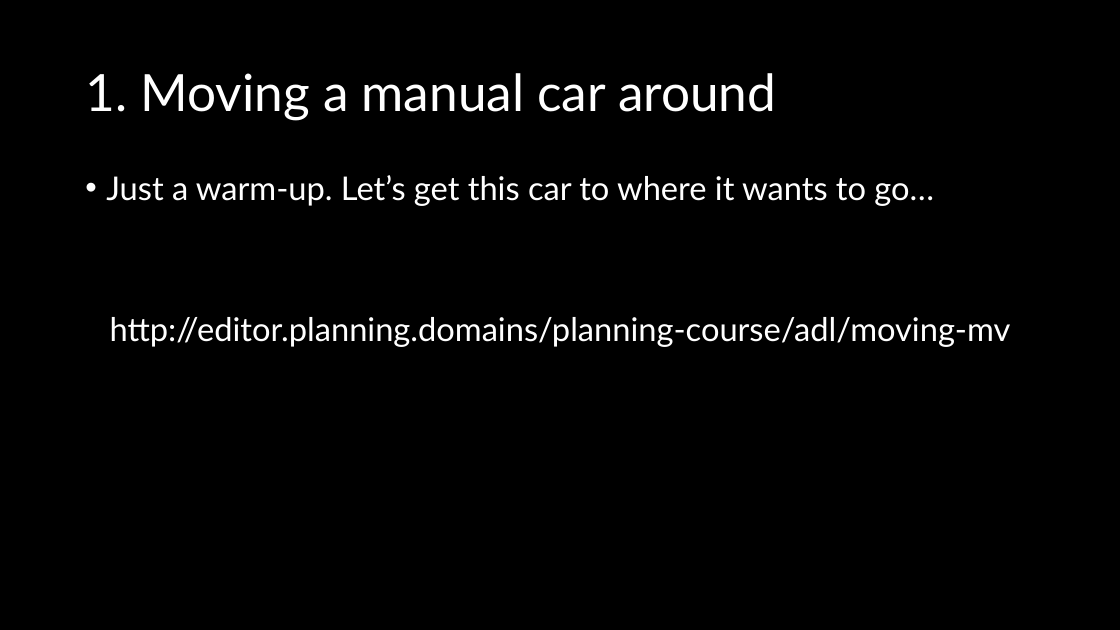
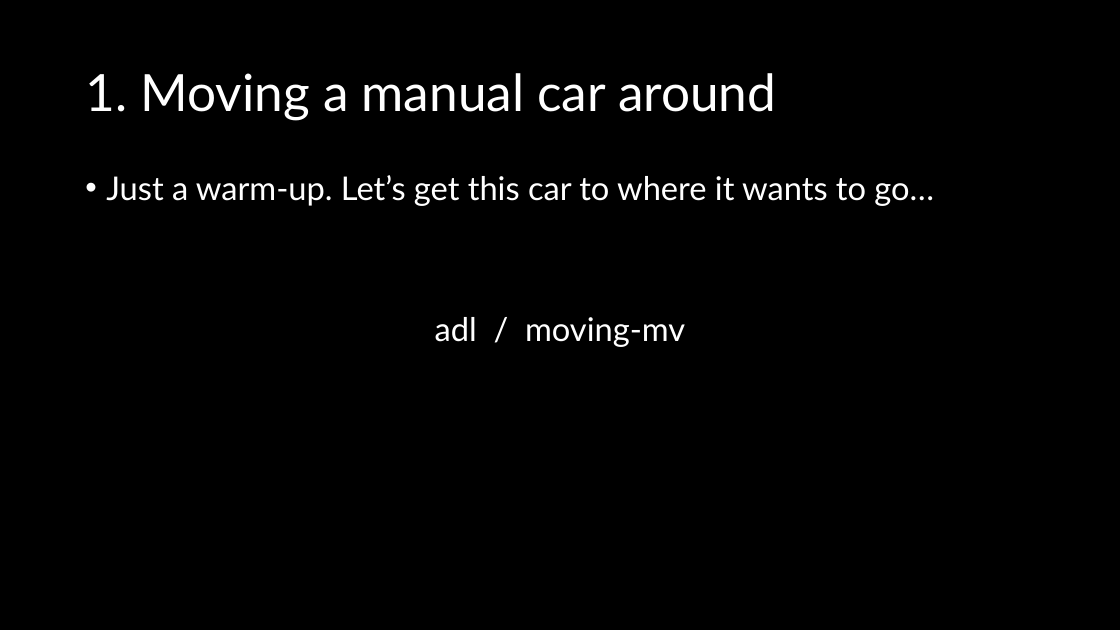
Before and after one commit to AI-Planning/modeling-in-pddl, a slide deck: slide 9 of exercises/cisc-813/adl/slides.pptx. Drawn at 1120x630 pixels with LibreOffice and Linux fonts; fonts in the diff are those of the drawing. Boxes give left, top, right and bottom in pixels: in the first picture for what was removed or moved away, otherwise in the second. Text is boxed around its words. In the diff, an @@ line names an element or a change of style, - is before the commit and + after.

```diff
--- a/exercises/cisc-813/adl/slides.pptx
+++ b/exercises/cisc-813/adl/slides.pptx
@@ text at (x1=435, y1=317, x2=685, y2=347): text changed @@
-http://editor.planning.domains/planning-course/adl/moving-mv
+adl / moving-mv
```
Also in this commit, not shown: 9 other slides changed, 7 other files.
